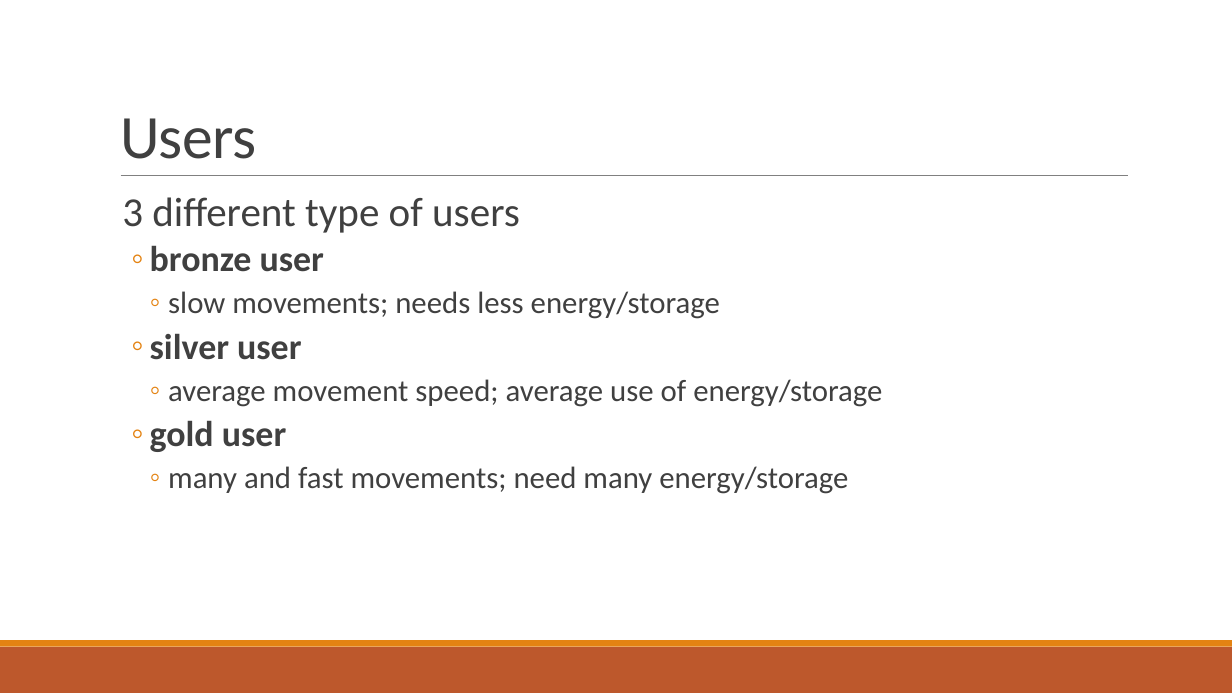
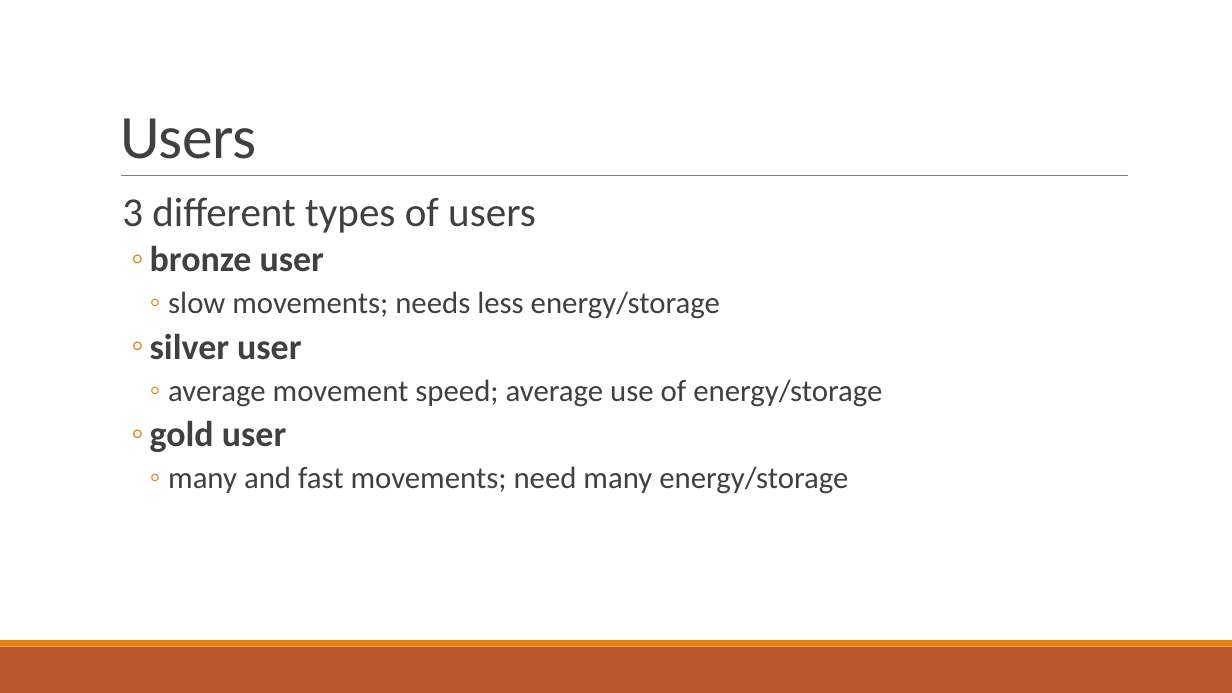
Before and after one commit to BauerMatthias/ECommerce, a slide deck: slide 3 of Lab4/Presentation4.pptx. Drawn at 1232x693 pixels with LibreOffice and Linux fonts; fonts in the diff are those of the drawing. Boxes give left, top, right and bottom in pixels: in the first picture for what was removed or moved away, otherwise in the second. Text is boxed around its words. In the diff, an @@ line names an element or a change of style, - is before the commit and + after.

```diff
--- a/Lab4/Presentation4.pptx
+++ b/Lab4/Presentation4.pptx
@@ text at box(122, 197, 536, 233): text changed @@
-  3 different type of users
+  3 different types of users
```
Also in this commit, not shown: 3 other slides changed.
